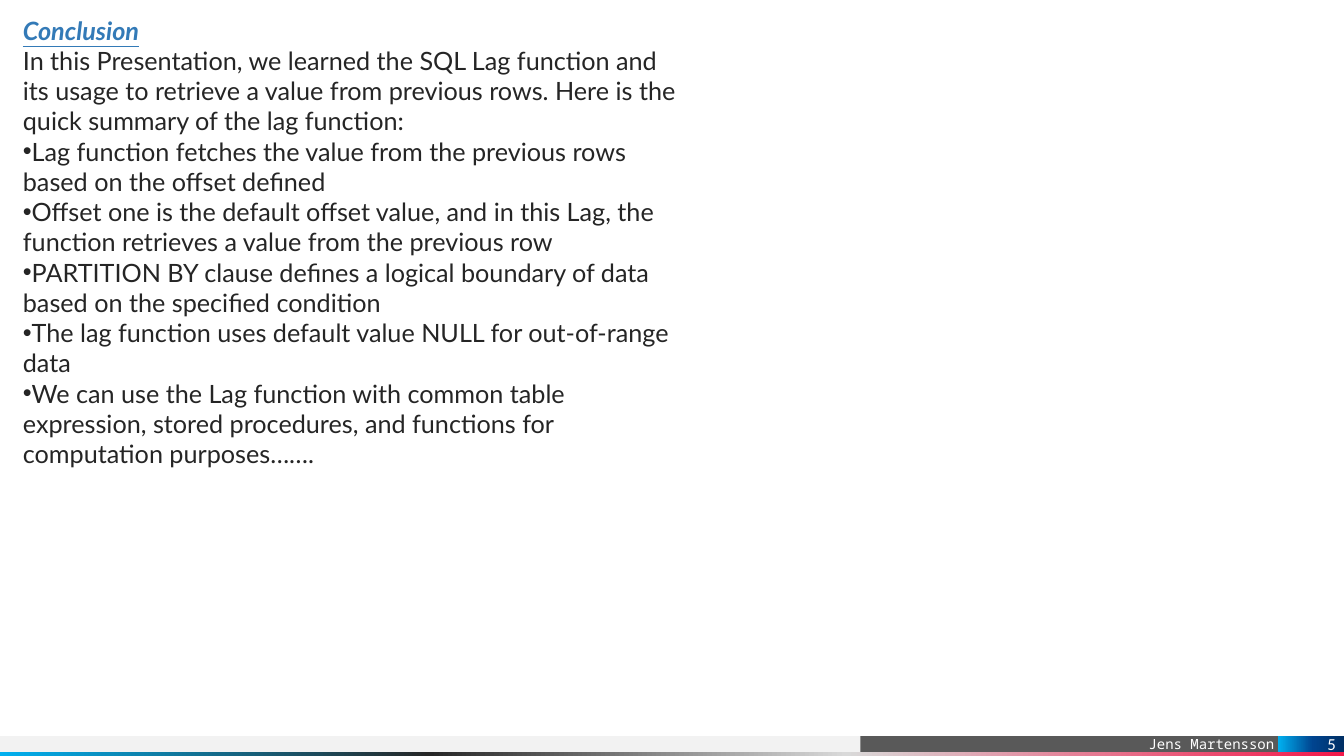
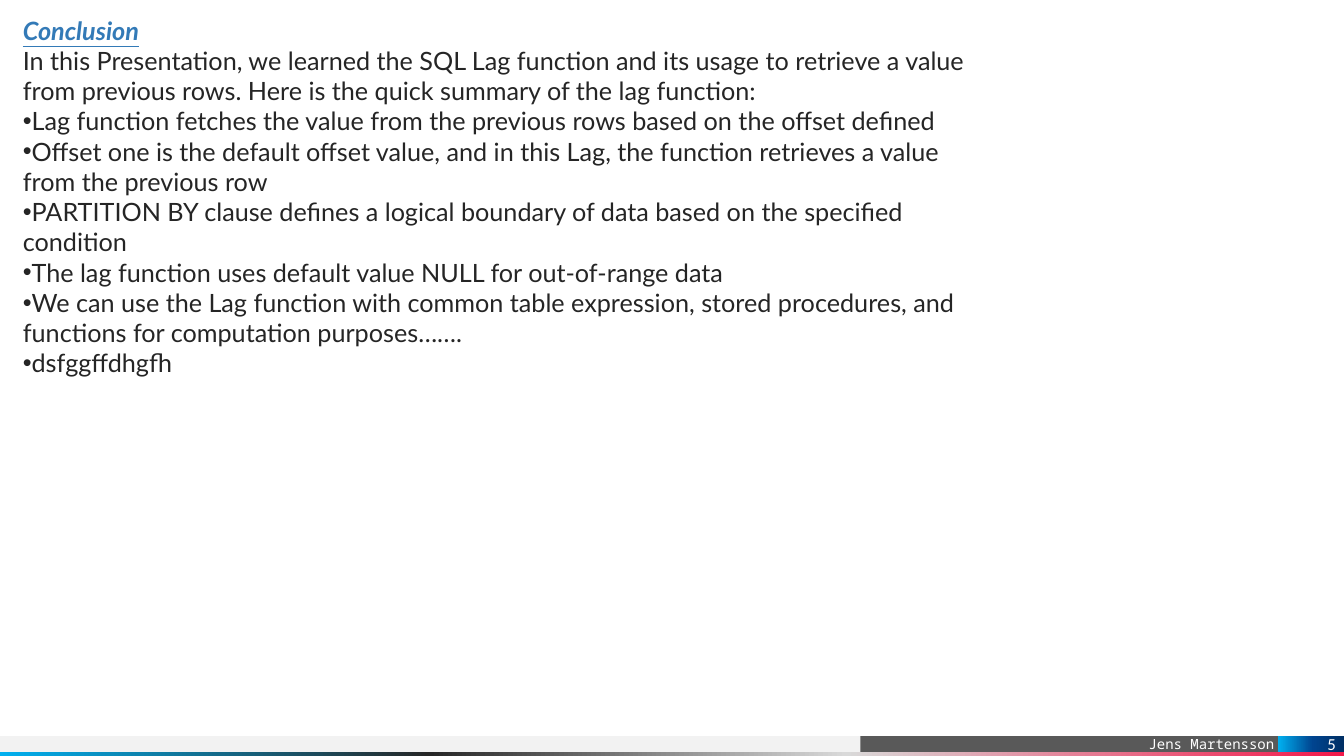
Before and after one commit to FathimaHafeez/SQL-PROJECT, a slide deck: slide 5 of presentation/medicine.pptx. Drawn at 1344x756 pixels with LibreOffice and Linux fonts; fonts in the diff are those of the drawing. Boxes give left, top, right and bottom in pixels: in the first picture for what was removed or moved away, otherwise in the second. Text is boxed around its words. In the diff, an @@ line names an element or a change of style, - is before the commit and + after.

Commit message:
Please enter the commit message for your changes. Lines starting  Changes to be committed: 	modified:   presentation/medicine.pptx

```diff
--- a/presentation/medicine.pptx
+++ b/presentation/medicine.pptx
@@ text at (x1=32, y1=353, x2=172, y2=377): paragraph added @@
+• dsfggffdhgfh
```
